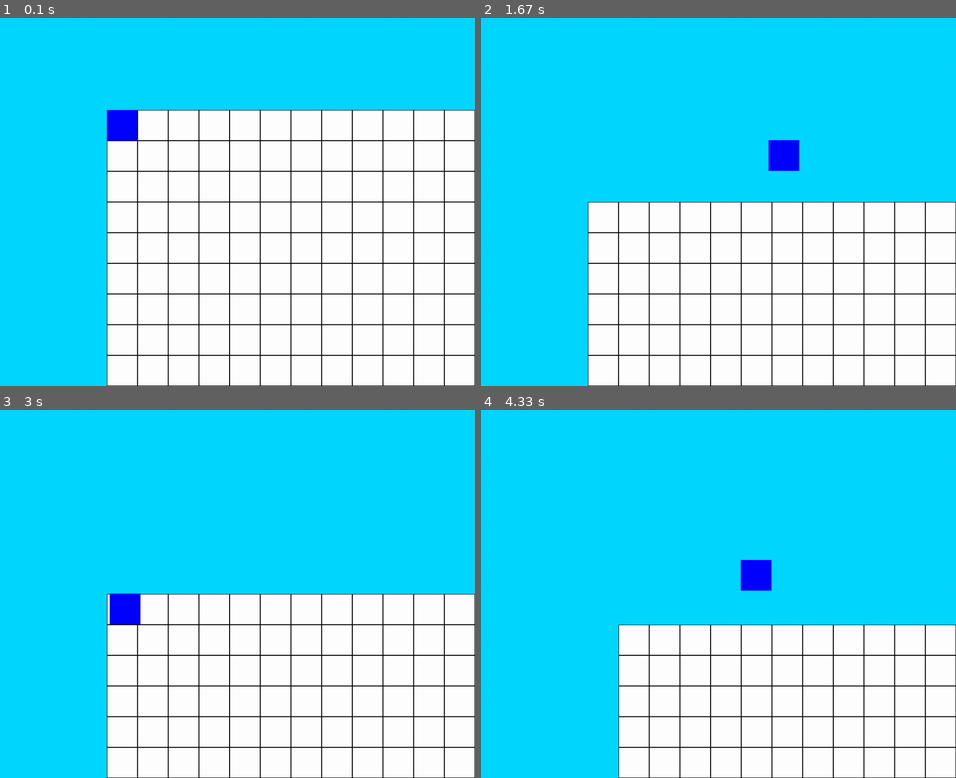
Above: before the commit, frames 1-4 (two rows, left to right).
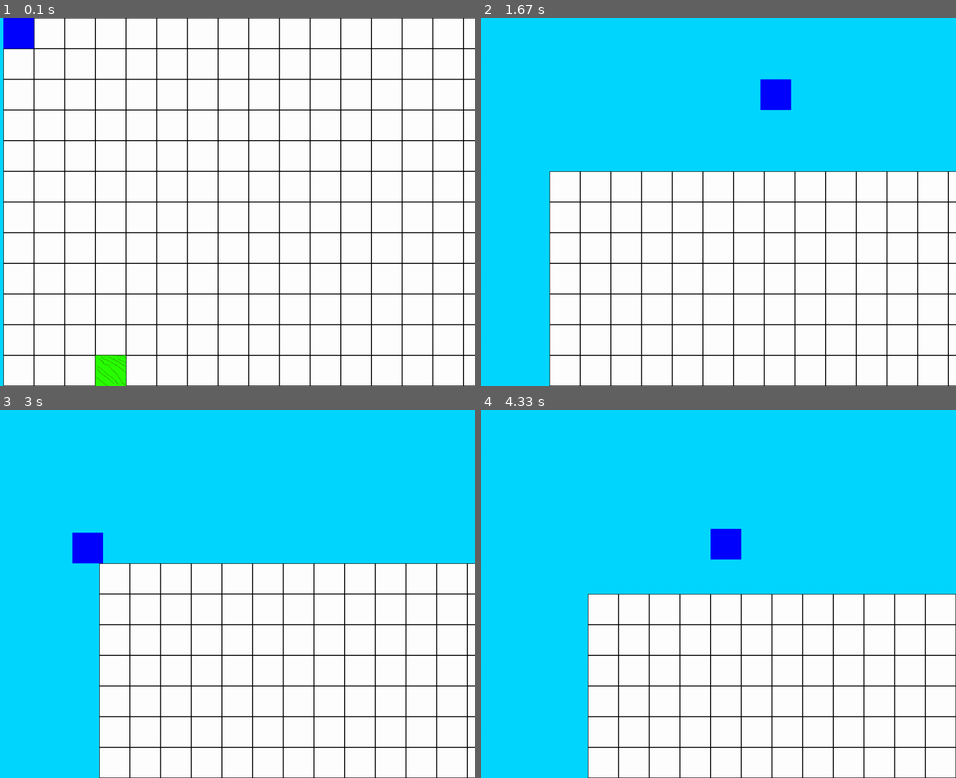
Above: after the commit, the same moments.

Repository: JonGift/Pygame-Rpg
Game: pygame game, started from main.py
The game is run twice, just before and just after one commit, with the same random seed, the same clock (stepped at 60 frames per second) and the same inputs.
Inputs:
- Up to frame 1 (0.1 s): no input
- Up to frame 2 (1.67 s): hold Right 0.33-0.8 s; hold Up 0.83-1.13 s; hold Right 1.17-1.63 s
- Up to frame 3 (3 s): hold Left 1.67-2.2 s; hold Down 2.23-2.53 s; hold Left 2.57-2.97 s
- Up to frame 4 (4.33 s): hold Up 3-3.37 s; hold Right 3.4-4.03 s; hold Down from 4.07 s (still down)

The runs differ from the first frame. In frame 1, 47% of the frame differs, in the area x 0-100%, y 0-100%; in frame 2, 16%; in frame 3, 12%; in frame 4, 10%.

Commit message:
Added complex camera movement. Added camera.py.
Appears that player.py is still stuck on movement, dunno how to fix.

Diff:
--- /dev/null
+++ b/camera.py
@@ -0,0 +1,40 @@
+import constants
+
+def camera_movement(direction, entity, map):
+    if direction == 0:
+        return
+
+    if direction == 1:
+        entity.x_pos += (constants.TILE_SIZE/constants.PLAYER_SPEED)
+        for i in range(len(map.tile_dictionary)):
+            map.tile_dictionary[i].x += (constants.TILE_SIZE/constants.PLAYER_SPEED)
+
+    if direction == 2:
+        entity.x_pos -= (constants.TILE_SIZE/constants.PLAYER_SPEED)
+        for i in range(len(map.tile_dictionary)):
+            map.tile_dictionary[i].x -= (constants.TILE_SIZE/constants.PLAYER_SPEED)
+
+    if direction == 3:
+        entity.y_pos += (constants.TILE_SIZE/constants.PLAYER_SPEED)
+        for i in range(len(map.tile_dictionary)):
+            map.tile_dictionary[i].y += (constants.TILE_SIZE/constants.PLAYER_SPEED)
+
+    if direction == 4:
+        entity.y_pos -= (constants.TILE_SIZE/constants.PLAYER_SPEED)
+        for i in range(len(map.tile_dictionary)):
+            map.tile_dictionary[i].y -= (constants.TILE_SIZE/constants.PLAYER_SPEED)
+
+def camera(entity, map):
+    if entity.x_pos < 192:
+        return 1
+
+    if entity.x_pos > 768:
+        return 2
+
+    if entity.y_pos < 128:
+        return 3
+
+    if entity.y_pos > 576:
+        return 4
+
+    return 0
--- a/constants.py
+++ b/constants.py
@@ -33,4 +33,4 @@
 FPS = 60
 
 #The lower the number the faster the player will move
-PLAYER_SPEED = 10
+PLAYER_SPEED = 8
--- a/main.py
+++ b/main.py
@@ -1,12 +1,11 @@
-__author__ = 'Jawnathan'
 import pygame
 import sys
 
 import constants
-import tiles
 import player
 import menus
 import dungeons
+import camera
 
 clock = pygame.time.Clock()
 pygame.init()
@@ -17,31 +16,12 @@
 
 done = False
 
-def camera(entity, map):
-    if entity.x_pos < 256:
-        entity.x_pos += 64
-        for i in range(len(map.tile_dictionary)):
-            map.tile_dictionary[i].x += 64
-
-    if entity.x_pos > 768:
-        entity.x_pos -= 64
-        for i in range(len(map.tile_dictionary)):
-            map.tile_dictionary[i].x -= 64
-
-    if entity.y_pos < 192:
-        entity.y_pos += 64
-        for i in range(len(map.tile_dictionary)):
-            map.tile_dictionary[i].y += 64
-
-    if entity.y_pos > 576:
-        entity.y_pos -= 64
-        for i in range(len(map.tile_dictionary)):
-            map.tile_dictionary[i].y -= 64
-
 player = player.Player()
 while not done:
     display_surface.blit(background, (0,0))
-    camera(player, temp)
+
+    camera.camera_movement(camera.camera(player, temp), player, temp)
+
     for event in pygame.event.get():
         if event.type == pygame.QUIT:
             done = True
@@ -60,24 +40,17 @@
 
         if event.type == pygame.KEYUP:
             if event.key == pygame.K_LEFT:
-                player.stop()
+                player.stop("left")
             elif event.key == pygame.K_RIGHT:
-                player.stop()
+                player.stop("right")
             elif event.key == pygame.K_UP:
-                player.stop()
+                player.stop("up")
             elif event.key == pygame.K_DOWN:
-                player.stop()
+                player.stop("down")
 
     temp.update(display_surface)
     player.update()
     clock.tick(constants.FPS)
     pygame.display.update()
 
-    #if temp.tile_dictionary_xy['0,11'].new_type != 'grass':
-    #    temp.tile_dictionary_xy['0,11'].new_type = 'grass'
-    #    temp.update_tile_xy('0,11')
-    #else:
-    #    temp.tile_dictionary_xy['15,11'].new_type = 'blank_tile'
-    #    temp.update_tile_xy('15,11')
-
 pygame.quit()
--- a/player.py
+++ b/player.py
@@ -3,6 +3,7 @@
 
 display_surface = pygame.display.set_mode((constants.SCREEN_WIDTH, constants.SCREEN_HEIGHT))
 
+#Appears the move function is still getting stuck if you quickly double tap or triple tap the key.
 class Player():
     def __init__(self):
         self.x_pos = 0
@@ -65,9 +66,31 @@
             elif direction == "right":
                 self.move_queue = "right"
 
-    def stop(self):
-            self.finish_move = 1
-            self.move_delay = 0
+    def stop(self, direction):
+        if direction == "left":
+            if self.x_vel == -1:
+                self.finish_move = 1
+                self.move_delay = 0
+            elif self.move_queue == "left":
+                self.move_queue = ""
+        if direction == "right":
+            if self.x_vel == 1:
+                self.finish_move = 1
+                self.move_delay = 0
+            elif self.move_queue == "right":
+                self.move_queue = ""
+        if direction == "up":
+            if self.y_vel == 1:
+                self.finish_move = 1
+                self.move_delay = 0
+            elif self.move_queue == "up":
+                self.move_queue = ""
+        if direction == "down":
+            if self.y_vel == -1:
+                self.finish_move = 1
+                self.move_delay = 0
+            elif self.move_queue == "down":
+                self.move_queue = ""
 
 
 
